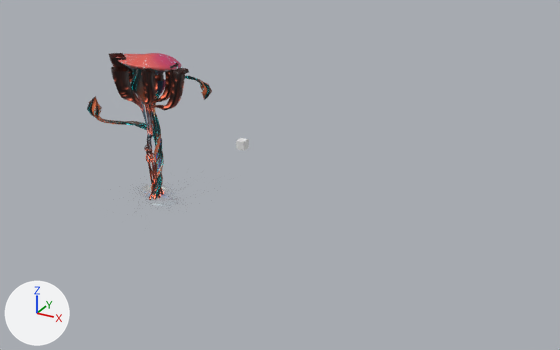
One commit to the Blender file blender/04 xr.blend: the scene before it, then after it.
The view is the same before and after, from a 50 mm camera at (8.28, -10.32, 6.15) aimed at (2.38, 0.4, 0.79). Lighting does not change. The marker at lower left points along +X, +Y and +Z.

Names of what the first picture shows: 'Desktop Plane', 'Mushroom01_Collection', 'Mushroom02_Collection', 'Mushroom03_Collection'.
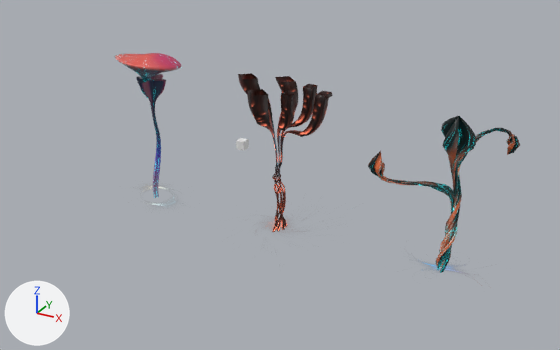
The change, as a diff of the scene's bpy script:
```diff
--- a/blender/04 xr.blend.py
+++ b/blender/04 xr.blend.py
@@ ob_mushroom02_collection @@
 ob_mushroom02_collection = bpy.data.objects.new('Mushroom02_Collection', None)
-ob_mushroom02_collection.location = (0.0, 0.0, 0.0)
+ob_mushroom02_collection.location = (5.45, 0.0, 0.0)
 ob_mushroom02_collection.instance_type = 'COLLECTION'
@@ ob_mushroom03_collection @@
 ob_mushroom03_collection = bpy.data.objects.new('Mushroom03_Collection', None)
-ob_mushroom03_collection.location = (0.0, 0.0, 0.0)
+ob_mushroom03_collection.location = (2.61, 0.0, 0.0)
 ob_mushroom03_collection.instance_type = 'COLLECTION'
```

Location of each change, (x1, y1, x2, y2) in pixels of the pictures (560 x 350 px):
'Mushroom03_Collection', moved
    before: (109, 53, 189, 200)
    after: (238, 73, 352, 232)
'Mushroom02_Collection', moved
    before: (87, 69, 212, 205)
    after: (368, 116, 520, 278)
